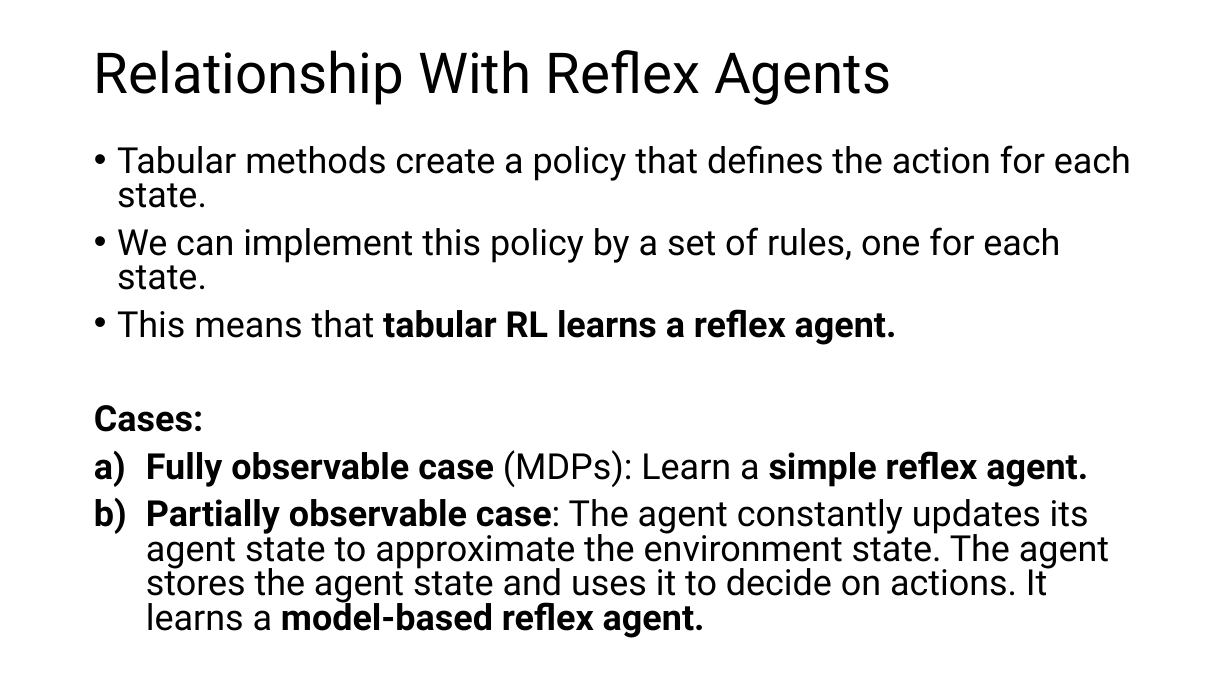
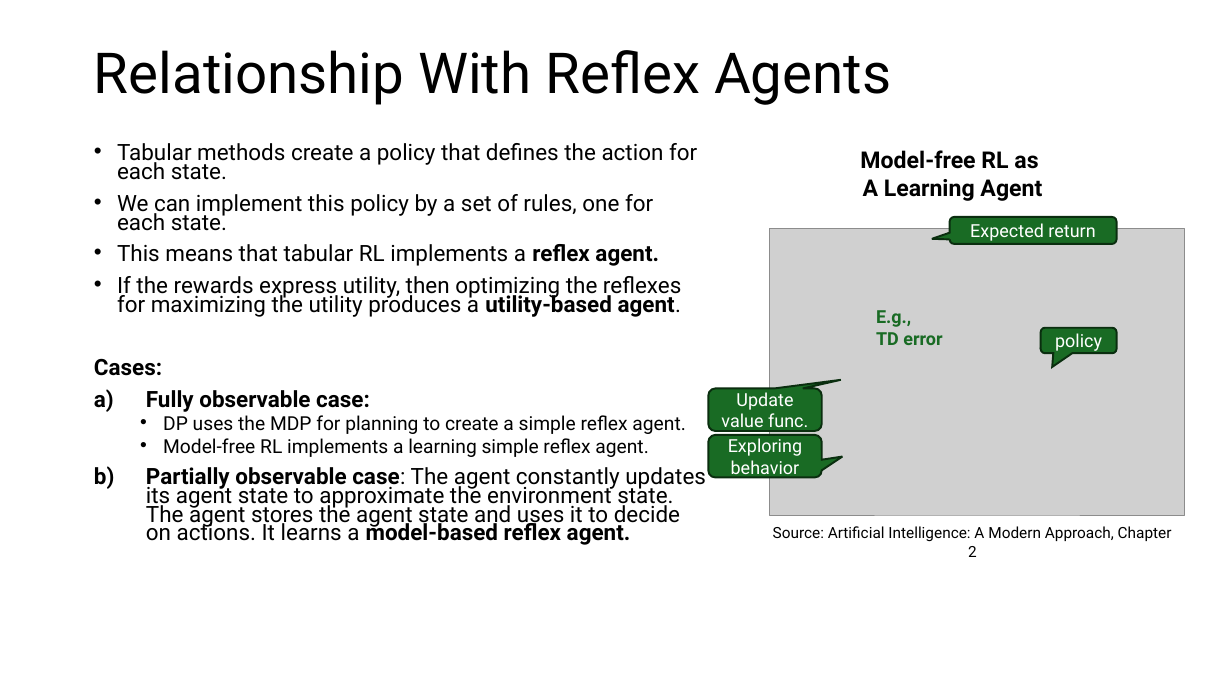
Before and after one commit to mhahsler/Introduction_to_Reinforcement_Learning, a slide deck: slide 23 of slides/Lecture_Chapter08.pptx. Drawn at 1232x693 pixels with LibreOffice and Linux fonts; fonts in the diff are those of the drawing; grey boxes stand for pictures. Boxes give left, top, right and bottom in pixels: in the first picture for what was removed or moved away, otherwise in the second. Text is boxed around its words. In the diff, an @@ line names an element or a change of style, - is before the commit and + after.

```diff
--- a/slides/Lecture_Chapter08.pptx
+++ b/slides/Lecture_Chapter08.pptx
@@ text at bbox=[94, 143, 706, 545]: size 28 to 17.5 pt in "Tabular methods create a policy that defines ...", "We can implement this policy by a ...", "Cases:", "Partially observable case: The agent constantly updates ..."; line spacing 0.8 to 0.7 @@
@@ text at bbox=[117, 244, 681, 317]: text changed; size 28 to 17.5 pt; bold off @@
-• This means that tabular RL learns a reflex agent.
+• This means that tabular RL implements a reflex agent.
+• If the rewards express utility, then optimizing the reflexes for maximizing the utility produces a utility-based agent.
@@ text at bbox=[146, 390, 685, 457]: text changed; size 28 to 15 pt; bold off @@
-a) Fully observable case (MDPs): Learn a simple reflex agent.
+a) Fully observable case:
+  • DP uses the MDP for planning to create a simple reflex agent.
+  • Model-free RL implements a learning simple reflex agent.
@@ group added at bbox=[709, 150, 1185, 557]: 4 rounded speech boxes, 3 texts, 1 picture @@
+Model-free RL as
+A Learning Agent
+Source: Artificial Intelligence: A Modern Approach, Chapter 2
+E.g.,
+TD error
+policy
+Expected return
+Update value func.
+Exploring behavior
```
Also in this commit, not shown: 10 other slides changed, 5 other files.
